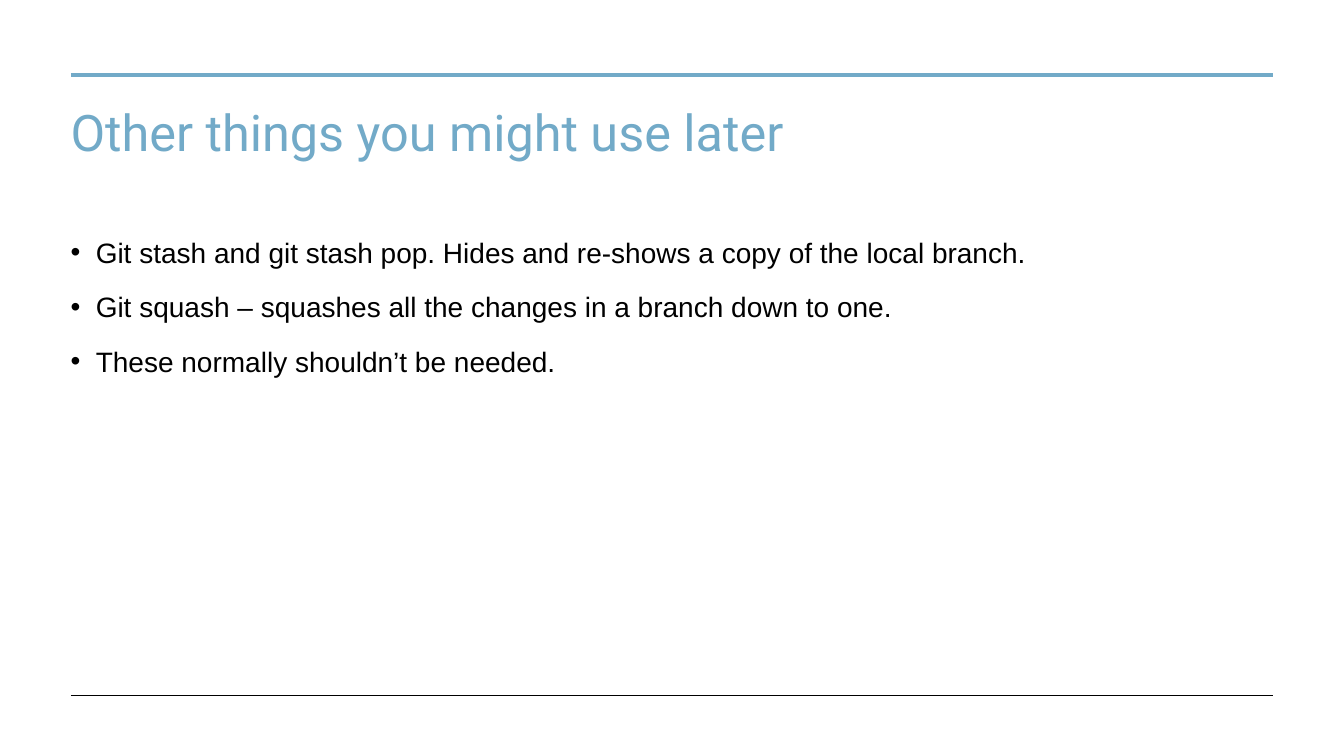
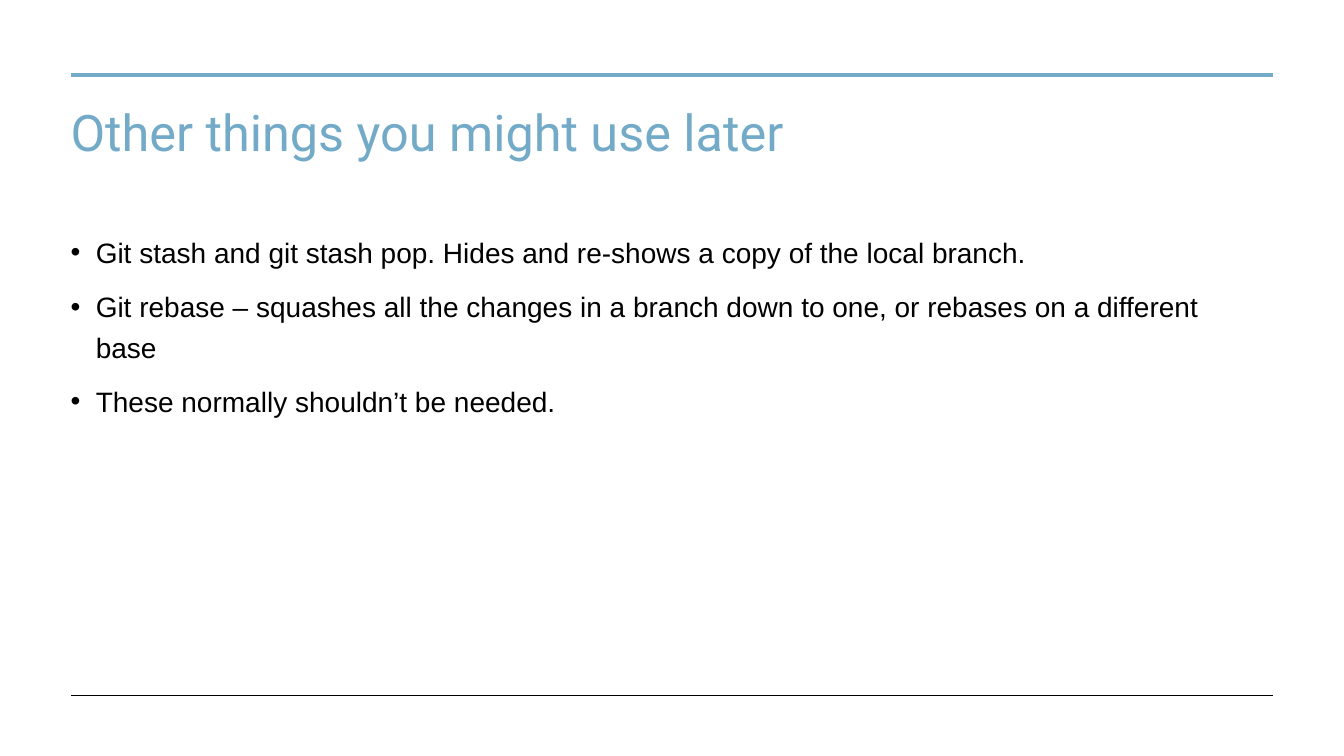
Before and after one commit to u3a-siteworks-development/u3a-siteworks-documentation, a slide deck: slide 16 of Basics of Github.pptx. Drawn at 1344x756 pixels with LibreOffice and Linux fonts; fonts in the diff are those of the drawing. Boxes give left, top, right and bottom in pixels: in the first picture for what was removed or moved away, otherwise in the second. Text is boxed around its words. In the diff, an @@ line names an element or a change of style, - is before the commit and + after.

Commit message:
squash should be rebase

```diff
--- a/Basics of Github.pptx
+++ b/Basics of Github.pptx
@@ text at (96, 296, 1198, 359): text changed @@
-• Git squash – squashes all the changes in a branch down to one.
+• Git rebase – squashes all the changes in a branch down to one, or rebases on a different base
```
Also in this commit, not shown: 1 other file.
